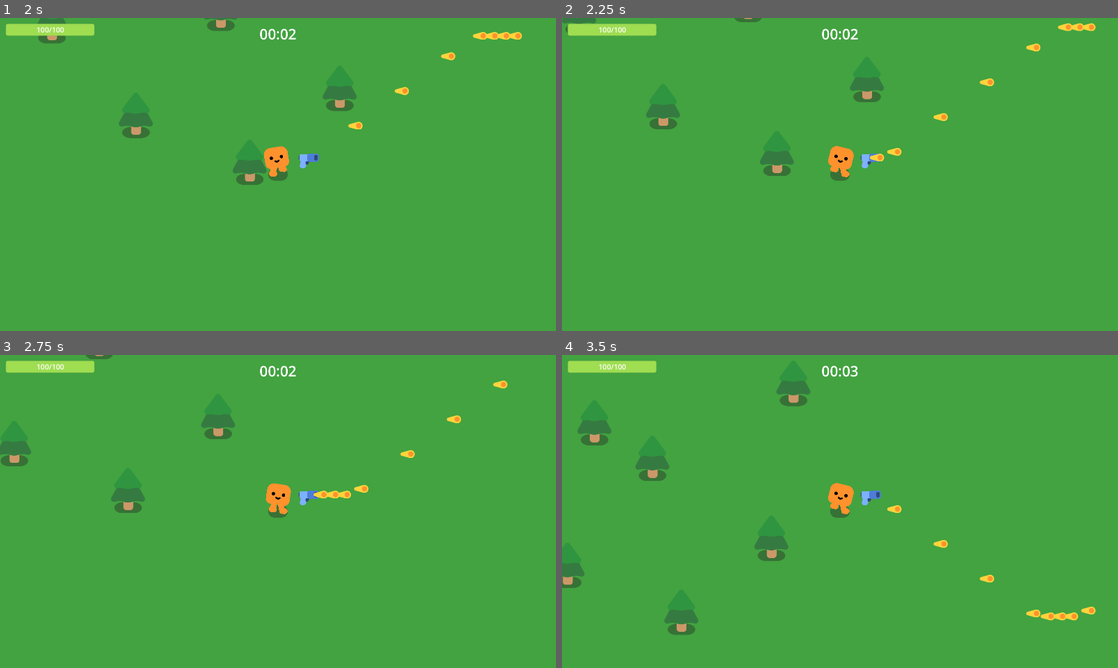
Above: before the commit, frames 1-4 (two rows, left to right).
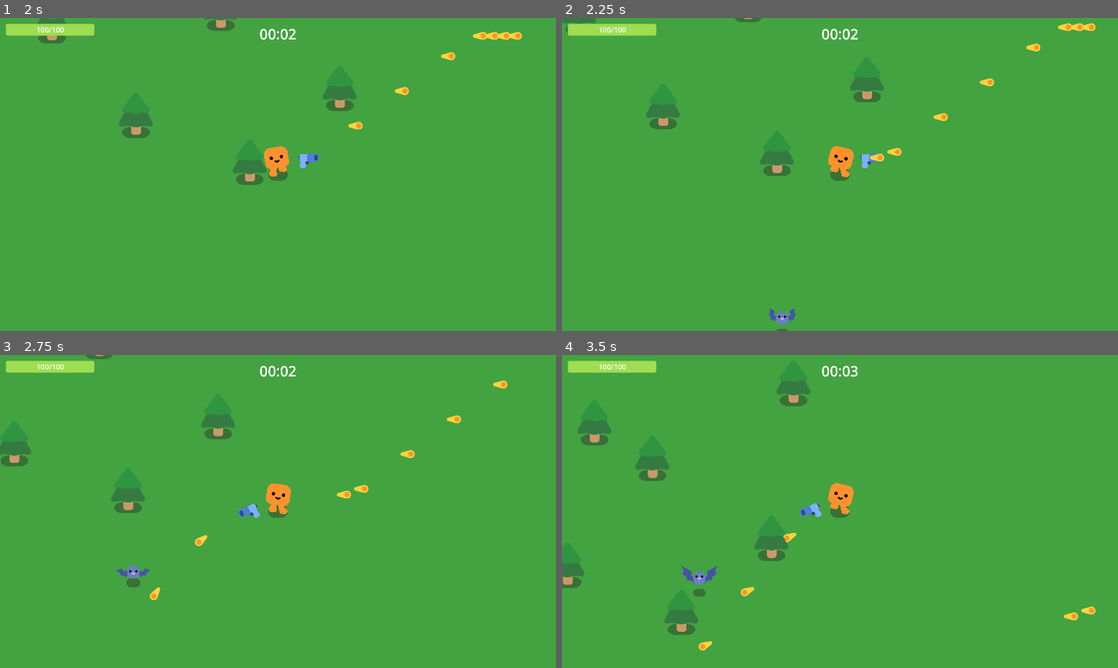
Above: after the commit, the same moments.

Repository: Gatreh/vampire-survivors-clone
Game: Godot game, scene res://Game.tscn
The game is run twice, just before and just after one commit, with the same random seed, the same clock (stepped at 60 frames per second) and the same inputs.
Inputs:
- Up to frame 1 (2 s): tap Enter at 0.5 s; hold D (move_right) 0.53-1.28 s; hold S (move_down) from 1.28 s (still down)
- Up to frame 2 (2.25 s): release S (move_down) at 2.03 s; hold D (move_right) from 2.03 s (still down)
- Up to frame 3 (2.75 s): keep holding D (move_right)
- Up to frame 4 (3.5 s): release D (move_right) at 2.78 s; hold W (move_up) from 2.78 s (still down)

Frame 1 is identical in both runs. In frame 2, 0.2% of the frame differs, in the area x 37-42%, y 92-100%; in frame 3, 0.6%; in frame 4, 0.9%, in the area x 21-91%, y 43-95%.

Commit message:
changed else/if for match statement and added TODO for Hover/Middle

Diff:
--- a/Game.gd
+++ b/Game.gd
@@ -36,8 +36,9 @@
 	elif mob == BAT:
 		new_mob.mobName = "Bat"
 		new_mob.STATS.HEALTH = 5
-		new_mob.STATS.SPEED = 0
+		new_mob.STATS.SPEED = 600
 		new_mob.STATS.DAMAGE = 2
+		new_mob.movement = new_mob.DIRECTION.UP
 	%PathFollow2D.progress_ratio = randf()
 	new_mob.global_position = %PathFollow2D.global_position
 	add_child(new_mob)
--- a/Mob_Behavior.gd
+++ b/Mob_Behavior.gd
@@ -7,7 +7,7 @@
 const DEATH_SCENE = preload("res://smoke_explosion/smoke_explosion.tscn")
 
 var movement = 0
-enum DIRECTION {PLAYER, UP, RIGHT, DOWN, LEFT}
+enum DIRECTION {PLAYER, MIDDLE, HOVER, UP, RIGHT, DOWN, LEFT}
 const MOVEMENT_DIRECTION = {
 	DIRECTION.UP: Vector2(0, -1),
 	DIRECTION.RIGHT: Vector2(1, 0),
@@ -38,10 +38,15 @@
 	if STATS.SPEED == 0:
 		pass
 	var direction
-	if movement == DIRECTION.PLAYER:
-		direction = global_position.direction_to(player.global_position)
-	else:
-		direction = MOVEMENT_DIRECTION[movement]
+	match movement:
+		DIRECTION.PLAYER:
+			direction = global_position.direction_to(player.global_position)
+		DIRECTION.MIDDLE:
+			pass #TODO Implement moving towards middle
+		DIRECTION.HOVER:
+			pass #TODO Implement hovering in a circle around the player
+		_:
+			direction = MOVEMENT_DIRECTION[movement]
 	velocity = direction * STATS.SPEED
 	move_and_slide()
 #endregion
